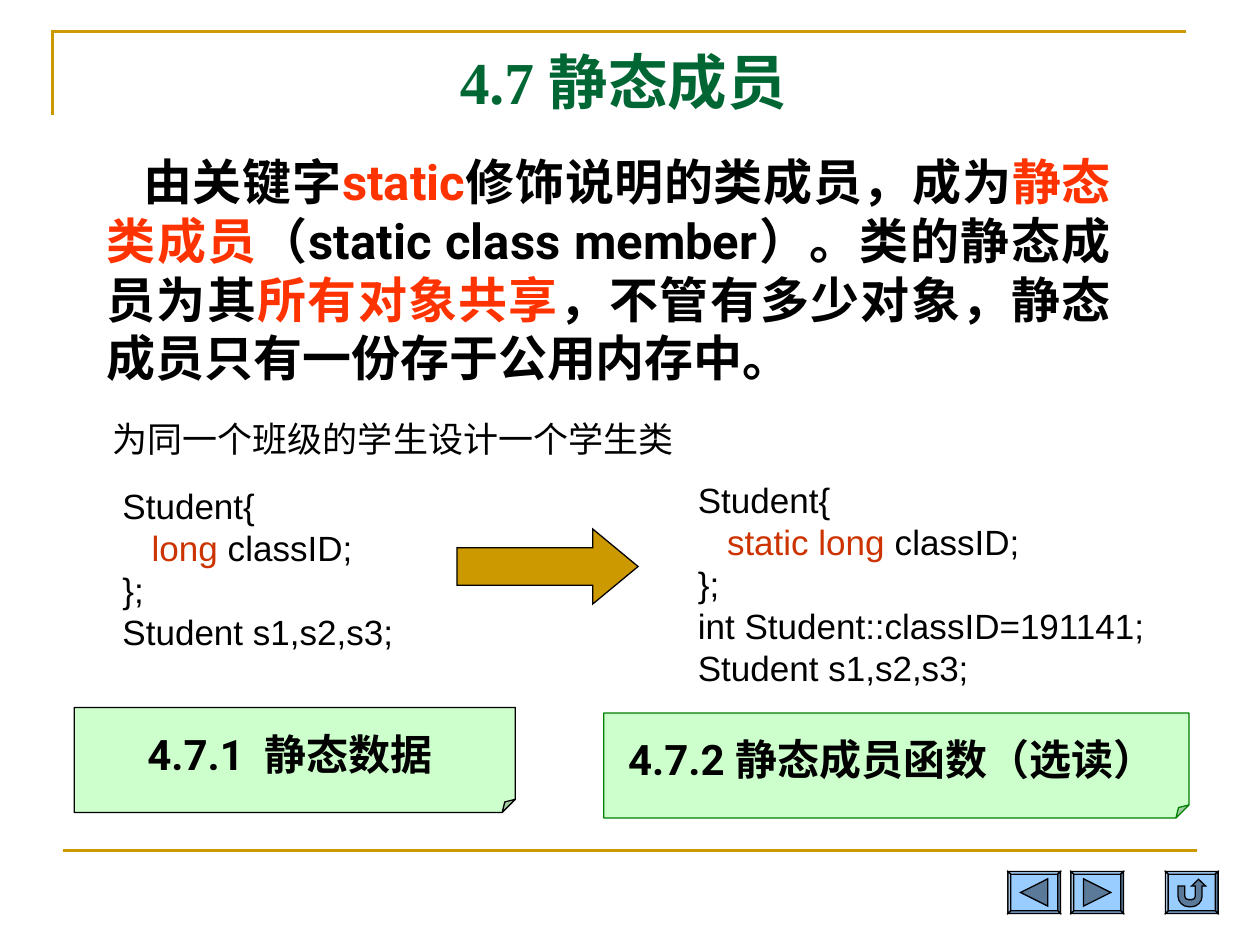
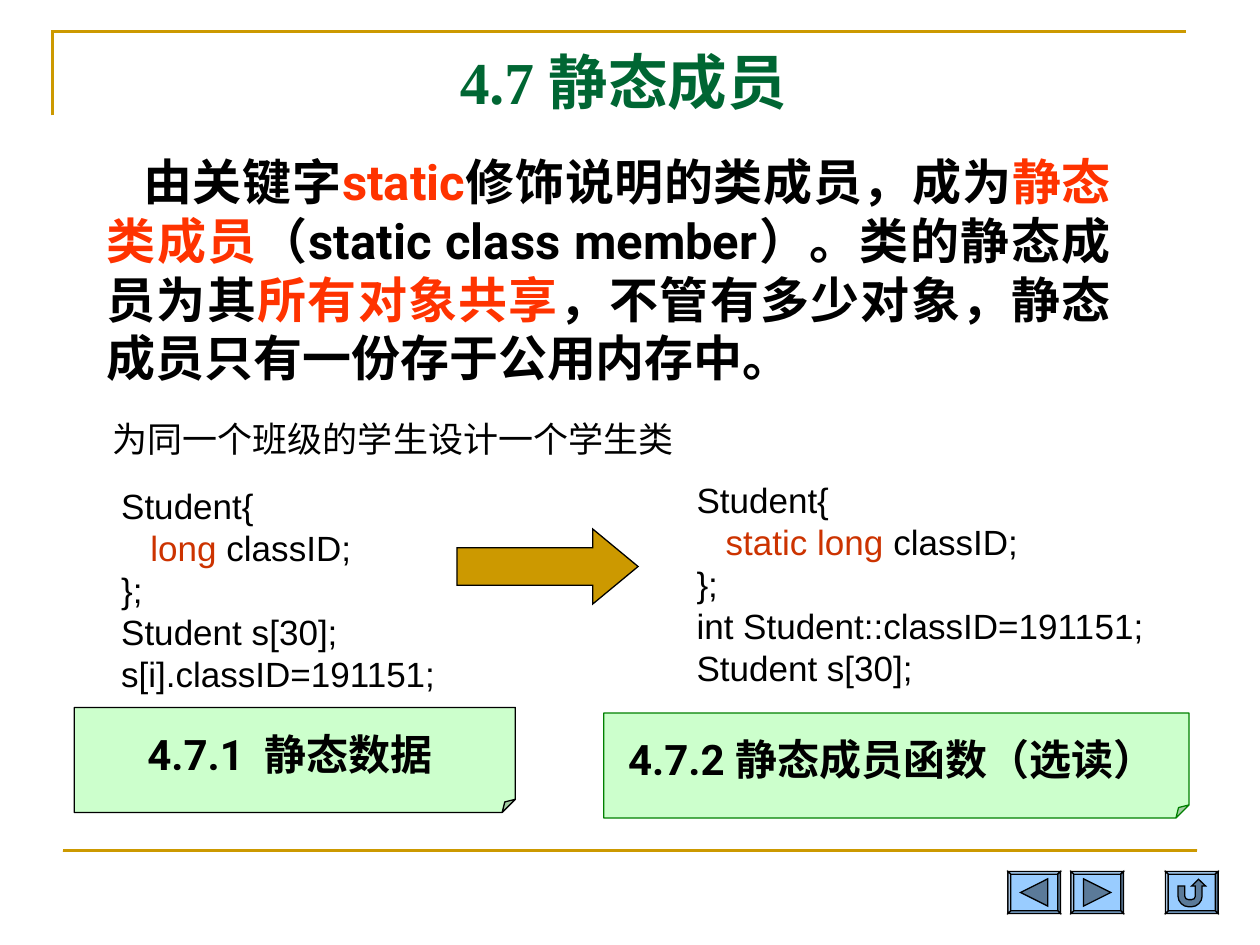
Before and after one commit to Changhe160/Changhe160.github.io, a slide deck: slide 62 of teachingRes/Cplusplus/unit04类与对象.ppt. Drawn at 1260x945 pixels with LibreOffice and Linux fonts; fonts in the diff are those of the drawing. Boxes give left, top, right and bottom in pixels: in the first picture for what was removed or moved away, otherwise in the second. Text is boxed around its words. In the diff, an @@ line names an element or a change of style, - is before the commit and + after.

```diff
--- a/teachingRes/Cplusplus/unit04类与对象.ppt
+++ b/teachingRes/Cplusplus/unit04类与对象.ppt
@@ text at [121,619,435,694]: text changed @@
-Student s1,s2,s3;
+Student s[30];
+s[i].classID=191151;
@@ text at [697,613,1143,688]: text changed @@
-int Student::classID=191141;
-Student s1,s2,s3;
+int Student::classID=191151;
+Student s[30];
```
Also in this commit, not shown: 9 other slides changed, 2 slides added, 1 slide removed, 1 other file.
